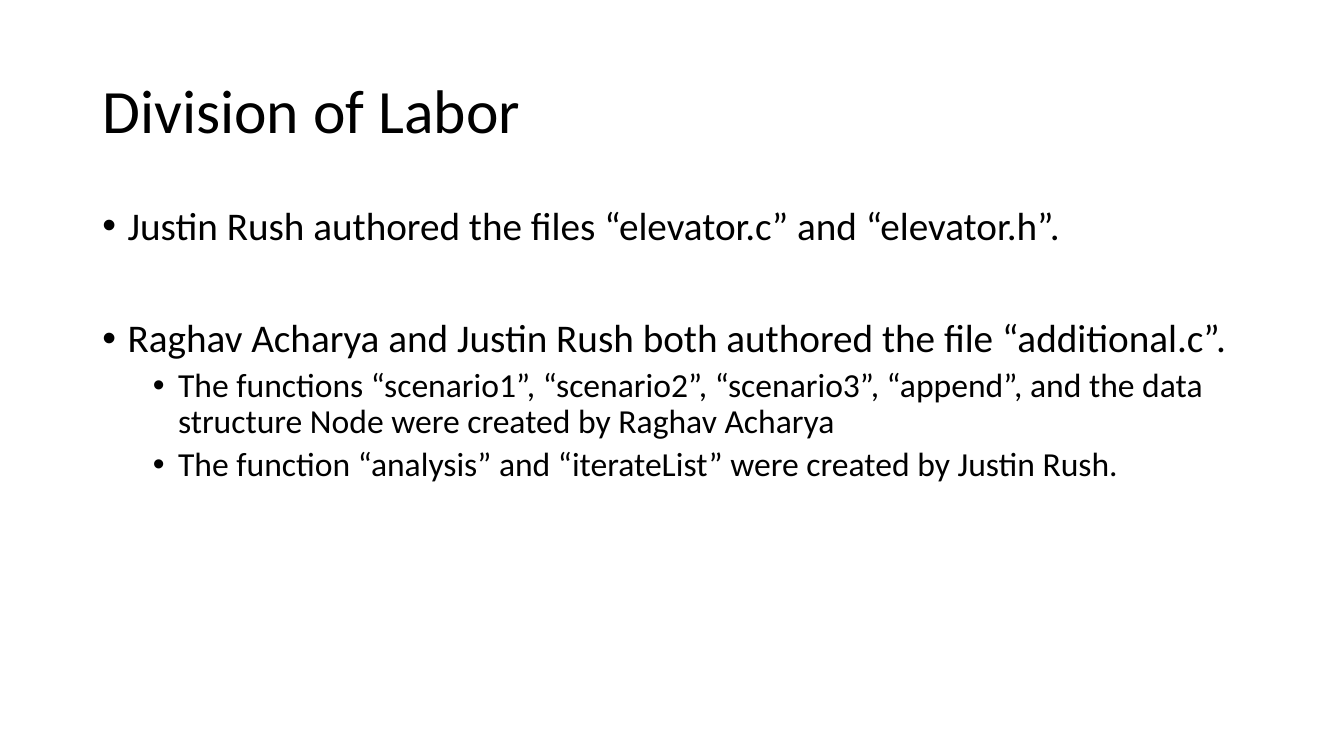
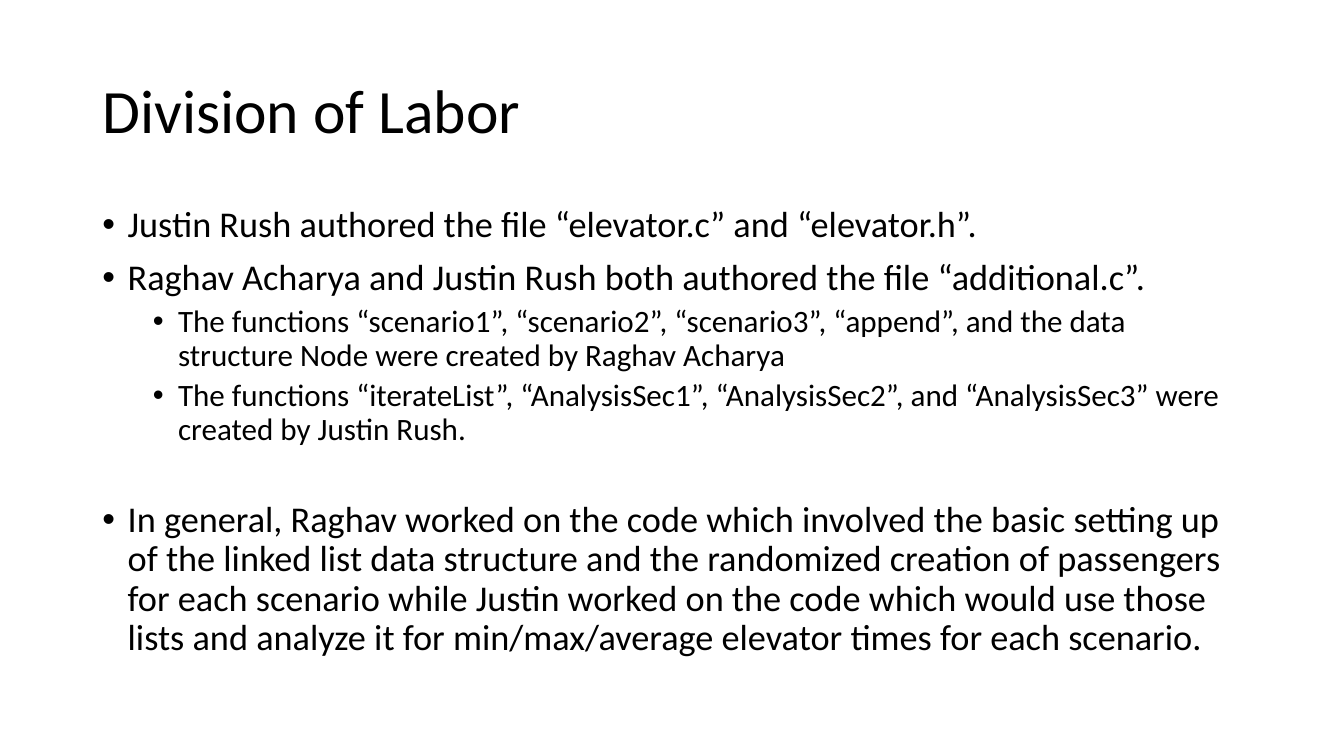
Before and after one commit to JustinRush80/cx4010_PA_1, a slide deck: slide 3 of slides.pptx (slide 2 before the commit). Drawn at 1344x756 pixels with LibreOffice and Linux fonts; fonts in the diff are those of the drawing. Boxes give left, top, right and bottom in pixels: in the first picture for what was removed or moved away, otherwise in the second. Text is boxed around its words. In the diff, an @@ line names an element or a change of style, - is before the commit and + after.

```diff
--- a/slides.pptx
+++ b/slides.pptx
@@ text at (128,211,977,238): text changed; size 28 to 25.9 pt @@
-• Justin Rush authored the files “elevator.c” and “elevator.h”.
+• Justin Rush authored the file “elevator.c” and “elevator.h”.
@@ text at (128,264,1145,372): size 28 to 25.9 pt in "Raghav Acharya and Justin Rush both authored ..."; size 24 to 22.2 pt in "The functions “scenario1”, “scenario2”, “scenario3”, “append ..." @@
@@ text at (128,383,1220,657): text changed; size 24 to 25.9 pt @@
-  • The function “analysis” and “iterateList” were created by Justin Rush.
+  • The functions “iterateList”, “AnalysisSec1”, “AnalysisSec2”, and “AnalysisSec3” were created by Justin Rush.
+• In general, Raghav worked on the code which involved the basic setting up of the linked list data structure and the randomized creation of passengers for each scenario while Justin worked on the code which would use those lists and analyze it for min/max/average elevator times for each scenario.
```
Also in this commit, not shown: 1 other slide changed, 3 slides added, 3 other files.
